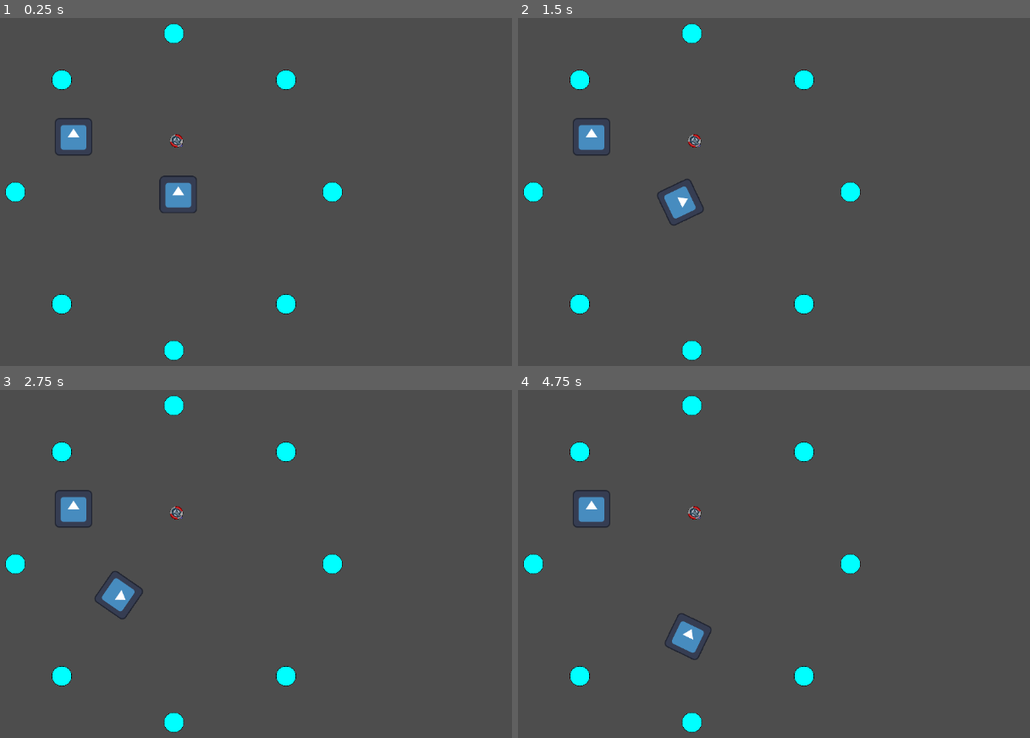
Above: before the commit, frames 1-4 (two rows, left to right).
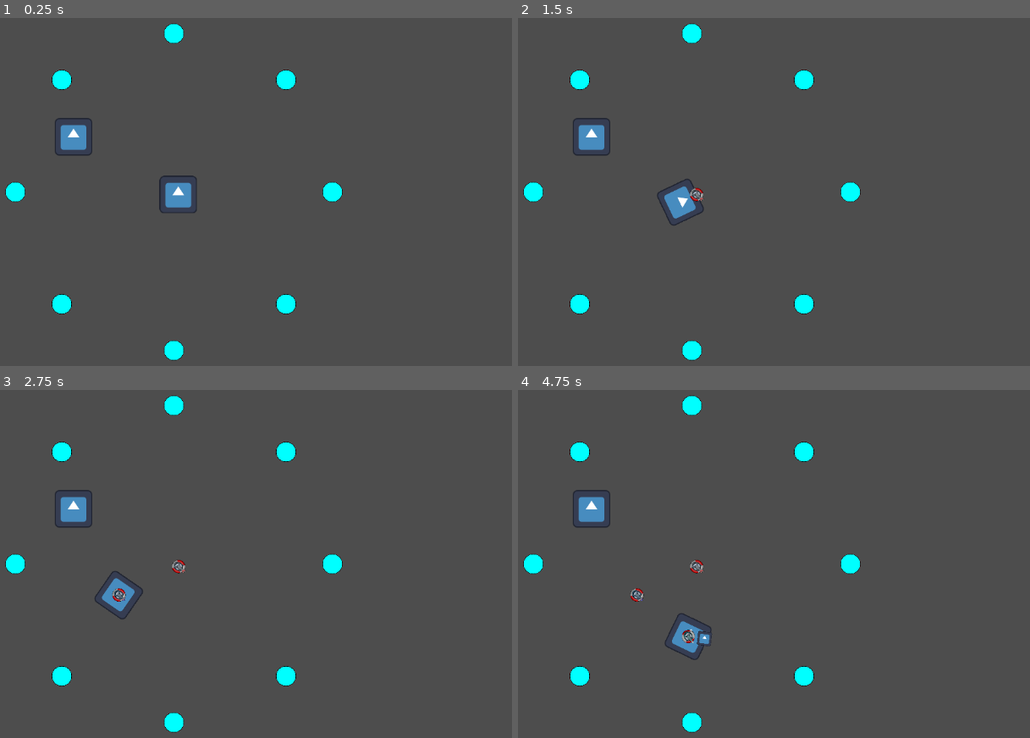
Above: after the commit, the same moments.

Repository: DarkerQueenSara/wave-defense
Game: Godot game, scene res://scenes/main_scene.tscn
The game is run twice, just before and just after one commit, with the same random seed, the same clock (stepped at 60 frames per second) and the same inputs. The engine's default icon, where the game draws it, is replaced by a stand-in: a white triangle on a blue panel in a dark square.
Inputs:
- Up to frame 1 (0.25 s): no input
- Up to frame 2 (1.5 s): tap Enter at 0.5 s; hold Right (right) 0.53-1.28 s; tap X (towerMagnet) at 0.6 s; hold Down (down) from 1.28 s (still down); tap Z (towerNormal) at 1.35 s
- Up to frame 3 (2.75 s): release Down (down) at 2.03 s; hold Right (right) from 2.03 s (still down); tap C (towerRepel) at 2.1 s
- Up to frame 4 (4.75 s): release Right (right) at 2.78 s; hold Up (up) 2.78-3.53 s; tap X (towerMagnet) at 2.85 s; hold A (left) from 3.53 s (still down); tap Z (towerNormal) at 3.6 s; tap C (towerRepel) at 4.35 s

The runs differ from the first frame. In frame 1, less than 0.1% of the frame differs, in the area x 33-36%, y 33-38%; in frame 2, 0.1%; in frame 3, 0.2%; in frame 4, 0.4%, in the area x 21-38%, y 33-74%.

Commit message:
fixed bug in turret spawn

Diff:
--- a/scenes/main_scene.tscn
+++ b/scenes/main_scene.tscn
@@ -8,7 +8,6 @@
 [ext_resource type="PackedScene" uid="uid://brdjr7mn07rd" path="res://scenes/player.tscn" id="4_uuxnm"]
 [ext_resource type="PackedScene" uid="uid://nof136r48xpt" path="res://scenes/wave.tscn" id="5_pfcyh"]
 [ext_resource type="PackedScene" uid="uid://0mov2oufl77v" path="res://scenes/resource.tscn" id="5_vbinm"]
-[ext_resource type="PackedScene" uid="uid://ctmw1pv28juc0" path="res://scenes/repel.tscn" id="9_2gatr"]
 
 [node name="MainScene" type="Node2D"]
 
@@ -106,8 +105,5 @@
 
 [node name="WaveSpawner" type="Node2D" parent="."]
 
-[node name="Repel" parent="." instance=ExtResource("9_2gatr")]
-position = Vector2(8, -174)
-
 [connection signal="timeout" from="EnemyWaveTimer" to="SpawnPointHolder" method="_on_wave_timer_timeout"]
 [connection signal="timeout" from="WaterWaveTimer" to="SpawnPointHolder" method="_on_water_wave_timer_timeout"]
--- a/scenes/turret_base.tscn
+++ b/scenes/turret_base.tscn
@@ -1,10 +1,13 @@
-[gd_scene load_steps=4 format=3 uid="uid://nllg77omh6tn"]
+[gd_scene load_steps=5 format=3 uid="uid://nllg77omh6tn"]
 
 [ext_resource type="Script" path="res://scripts/turret_base.gd" id="1_epptn"]
 [ext_resource type="Texture2D" uid="uid://dpwdebvfesywv" path="res://icon.svg" id="2_tuc33"]
 
 [sub_resource type="CircleShape2D" id="CircleShape2D_y0xya"]
 radius = 30.0167
+
+[sub_resource type="CircleShape2D" id="CircleShape2D_7qd4m"]
+radius = 32.0624
 
 [node name="TurretBase" type="Node2D"]
 script = ExtResource("1_epptn")
@@ -16,11 +19,16 @@
 [node name="Marker2D" type="Marker2D" parent="Sprite2D"]
 position = Vector2(50, 0)
 
-[node name="Area2D" type="Area2D" parent="." groups=["tower"]]
+[node name="Area2D" type="Area2D" parent="."]
 
 [node name="CollisionShape2D" type="CollisionShape2D" parent="Area2D"]
 shape = SubResource("CircleShape2D_y0xya")
 
-[connection signal="area_entered" from="Area2D" to="." method="_on_area_2d_area_entered"]
+[node name="SpawnCollision" type="Area2D" parent="." groups=["tower"]]
+
+[node name="CollisionShape2D" type="CollisionShape2D" parent="SpawnCollision"]
+shape = SubResource("CircleShape2D_7qd4m")
+
 [connection signal="body_entered" from="Area2D" to="." method="_on_area_2d_body_entered"]
 [connection signal="body_exited" from="Area2D" to="." method="_on_area_2d_body_exited"]
+[connection signal="area_entered" from="SpawnCollision" to="." method="_on_spawn_collision_area_entered"]
--- a/scripts/turret_base.gd
+++ b/scripts/turret_base.gd
@@ -27,6 +27,11 @@
 	else:
 		print("Enemy not found in array:", enemy)
 
-func _on_area_2d_area_entered(area: Area2D) -> void:
+#func _on_area_2d_area_entered(area: Area2D) -> void:
+	#if (area.is_in_group("tower")):
+		#t_collision.emit(self)
+
+
+func _on_spawn_collision_area_entered(area: Area2D) -> void:
 	if (area.is_in_group("tower")):
 		t_collision.emit(self)
Not shown: 1 places in scenes/main_scene.tscn that only renumber resources
